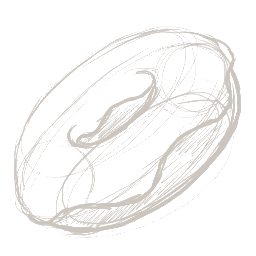
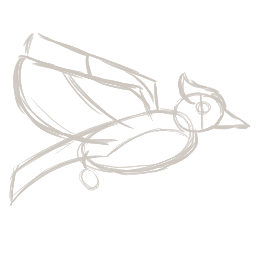
Layered file, before and after one edit (256px x 256px). Changes by layer:
added group "Bird" with 3 layers above "Coffee" over [9, 26, 251, 238]
added layer "Layer 8" in group "Bird" over [9, 33, 251, 207]
added layer "Layer 7" in group "Bird" over [11, 34, 245, 202]
moved "Layer 1" into group "Donut" over [13, 26, 242, 238]
moved "Layer 2" into group "Donut" over [16, 29, 241, 230]
